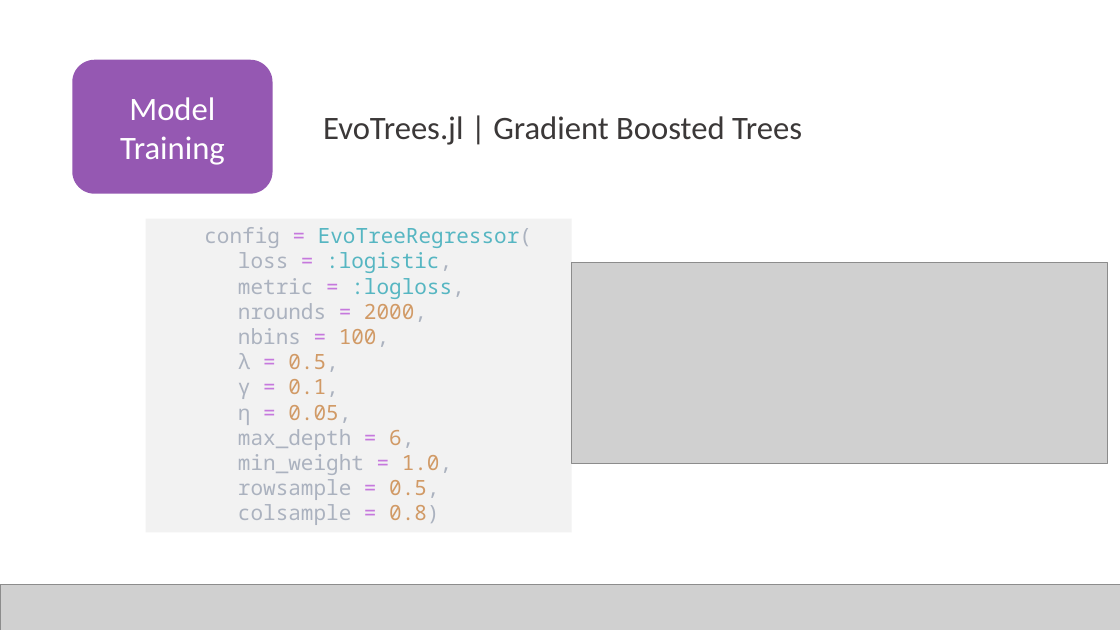
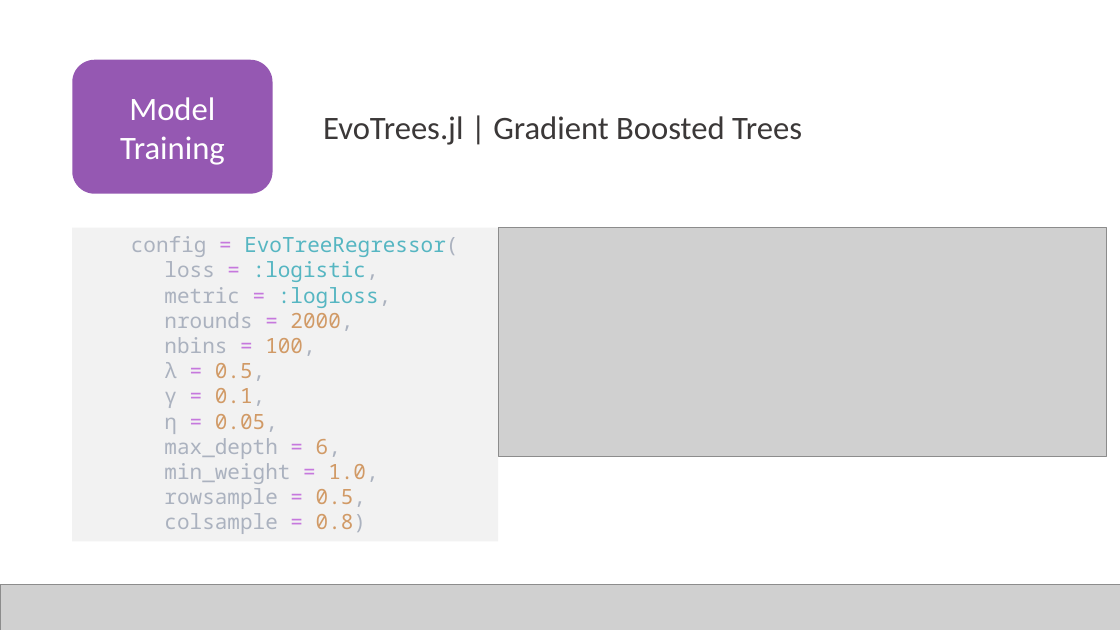
Before and after one commit to JuliaComputing/ScoringEngineDemo.jl, a slide deck: slide 10 of webinar-2022-02-17.pptx. Drawn at 1120x630 pixels with LibreOffice and Linux fonts; fonts in the diff are those of the drawing; grey boxes stand for pictures. Boxes give left, top, right and bottom in pixels: in the first picture for what was removed or moved away, otherwise in the second. Text is boxed around its words. In the diff, an @@ line names an element or a change of style, - is before the commit and + after.

```diff
--- a/webinar-2022-02-17.pptx
+++ b/webinar-2022-02-17.pptx
@@ rectangle "config = EvoTreeRegressor(": place and size @@
-rectangle "config = EvoTreeRegressor(" at box(146, 218, 572, 533)
+rectangle "config = EvoTreeRegressor(" at box(72, 228, 498, 542)
@@ picture: place and size @@
-picture at box(572, 263, 1108, 464)
+picture at box(498, 228, 1107, 456)
```
Also in this commit, not shown: 2 other slides changed, 3 other files.
